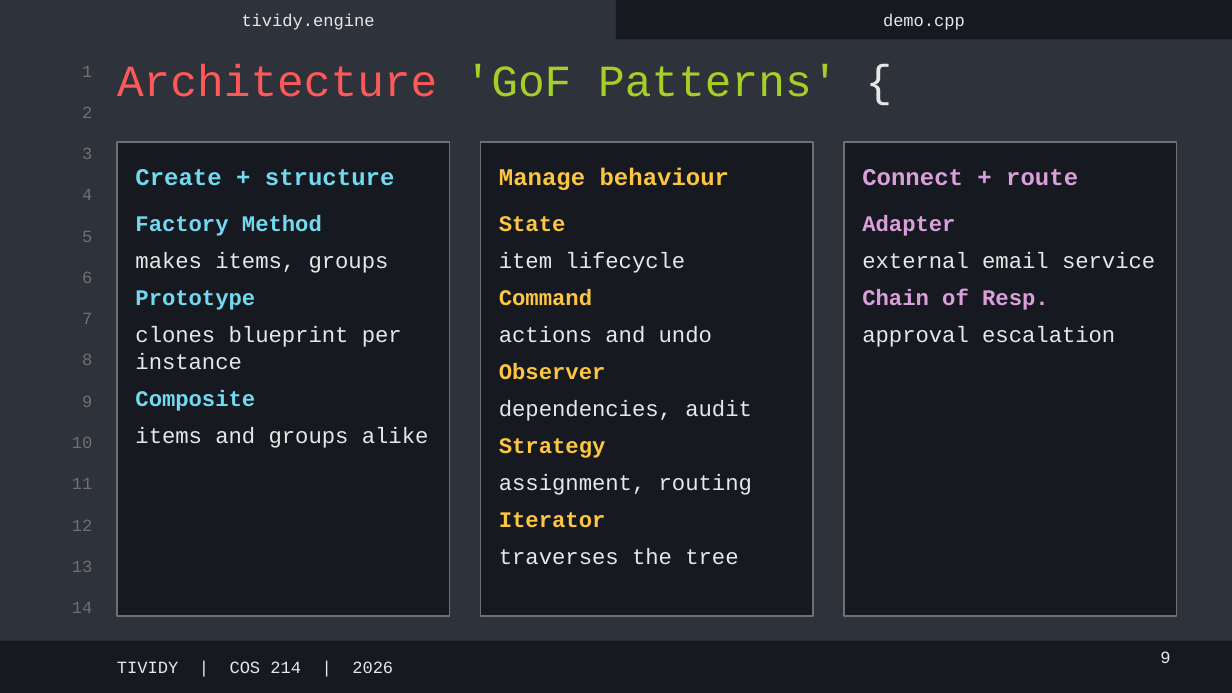
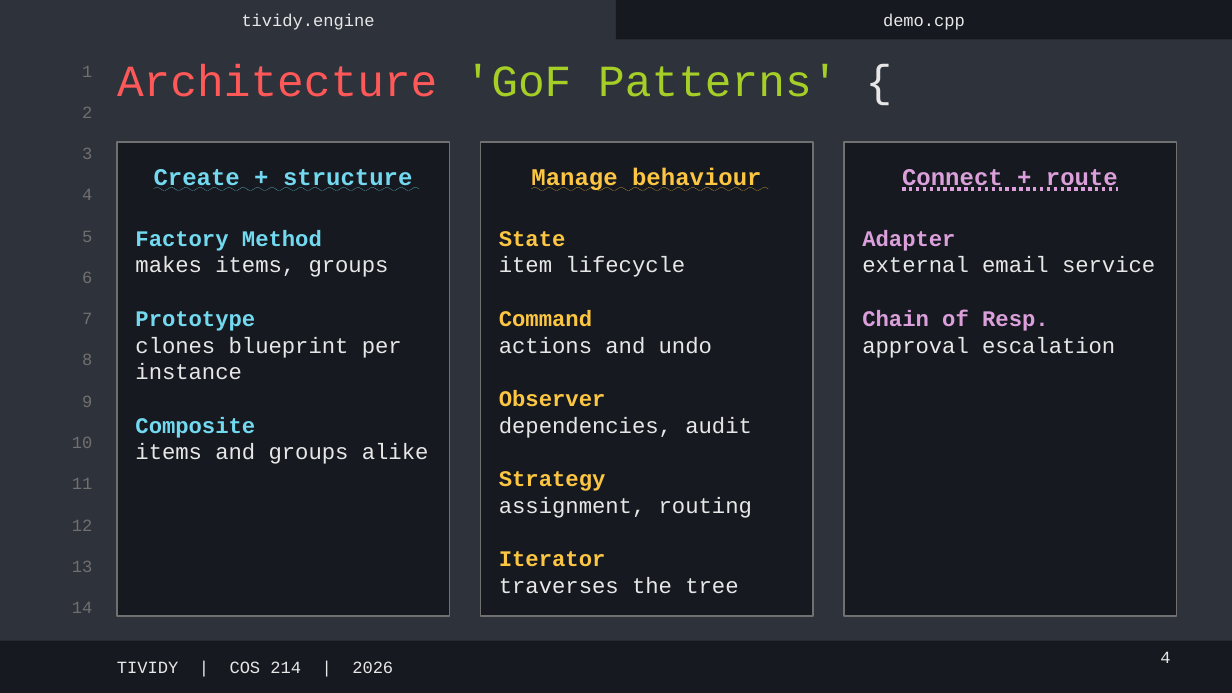
Before and after one commit to Chloe-Larsen/COS214-Project, a slide deck: slide 4 of docs/TIVIDY-Demo.pptx (slide 9 before the commit). Drawn at 1232x693 pixels with LibreOffice and Linux fonts; fonts in the diff are those of the drawing. Boxes give left, top, right and bottom in pixels: in the first picture for what was removed or moved away, otherwise in the second. Text is boxed around its words. In the diff, an @@ line names an element or a change of style, - is before the commit and + after.

```diff
--- a/docs/TIVIDY-Demo.pptx
+++ b/docs/TIVIDY-Demo.pptx
@@ underline on; alignment left to centre in 3 elements at bbox=[154, 169, 412, 191], bbox=[531, 167, 761, 191], bbox=[902, 169, 1118, 191] @@
@@ text "Factory Method": place and size @@
-text "Factory Method" at bbox=[135, 215, 429, 448]
+text "Factory Method" at bbox=[135, 230, 429, 464]
@@ text "State": place and size @@
-text "State" at bbox=[499, 216, 752, 565]
+text "State" at bbox=[499, 231, 752, 594]
@@ less space between paragraphs in 3 elements at bbox=[135, 230, 429, 464], bbox=[499, 231, 752, 594], bbox=[862, 230, 1155, 358] @@
@@ text "Adapter": place and size @@
-text "Adapter" at bbox=[862, 215, 1155, 347]
+text "Adapter" at bbox=[862, 230, 1155, 358]
@@ page number at bbox=[1160, 651, 1170, 663]: text changed @@
-9
+4
```
Also in this commit, not shown: 5 other slides changed.
